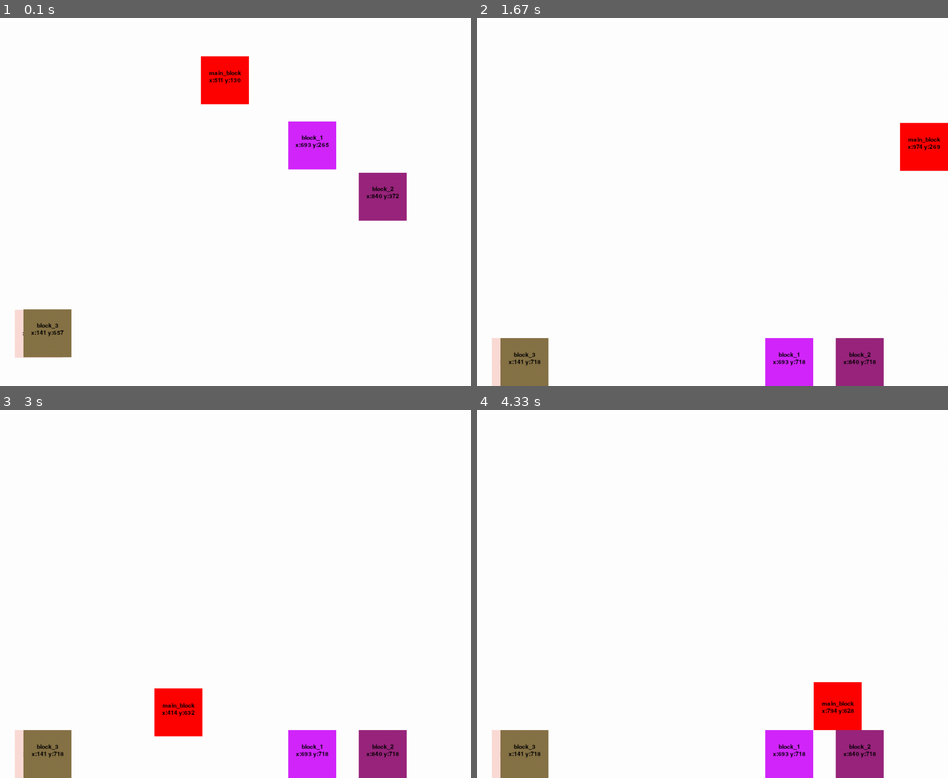
Above: before the commit, frames 1-4 (two rows, left to right).
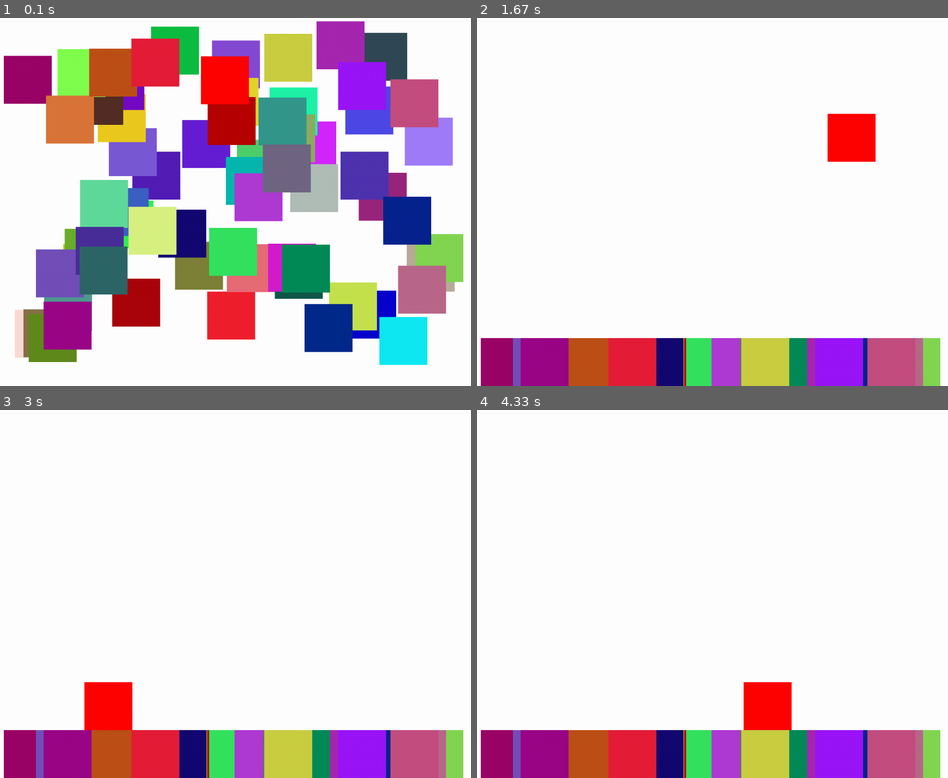
Above: after the commit, the same moments.

Repository: esserafael/python-learning-stuff
Game: pygame game, started from PyGame/collision.py
Two runs of this game, one before a commit and one after it. Both use one fixed random seed, a clock stepped at 60 frames per second and the inputs below.
Inputs:
- Up to frame 1 (0.1 s): no input
- Up to frame 2 (1.67 s): hold Right 0.33-0.8 s; hold Up 0.83-1.13 s; hold Right 1.17-1.63 s
- Up to frame 3 (3 s): hold Left 1.67-2.2 s; hold Down 2.23-2.53 s; hold Left 2.57-2.97 s
- Up to frame 4 (4.33 s): hold Up 3-3.37 s; hold Right 3.4-4.03 s; hold Down from 4.07 s (still down)

The runs differ from the first frame. In frame 1, 53% of the frame differs, in the area x 0-99%, y 0-95%; in frame 2, 15%; in frame 3, 15%; in frame 4, 15%.

Commit message:
Config to define number of forms/blocks

Diff:
--- a/PyGame/collision.py
+++ b/PyGame/collision.py
@@ -45,6 +45,10 @@
 
 def draw_block(block: FormData):
 
+    def text_objects(text, font):
+        textSurface = font.render(text, True, black)
+        return textSurface, textSurface.get_rect()
+
     def message_display(text, size, x, y):
         fontText = pygame.font.Font('freesansbold.ttf',size)
         TextSurf, TextRect = text_objects(text, fontText)
@@ -53,8 +57,9 @@
 
     pygame.draw.rect(gameDisplay, block.color, [block.pos.x, block.pos.y, block.size.width, block.size.height])
 
-    message_display(block.name, 12, block.center.x, block.center.y - 15)
-    message_display("x:{} y:{}".format(block.center.x, block.center.y), 12, block.center.x, block.center.y)
+    if CONFIG.SHOW_INFO_TEXT:
+        message_display(block.name, 12, block.center.x, block.center.y - 15)
+        message_display("x:{} y:{}".format(block.center.x, block.center.y), 12, block.center.x, block.center.y)
 
 def detect_border_collision(block: FormData):
 
@@ -132,14 +137,9 @@
 
     return block
 
-def text_objects(text, font):
-    textSurface = font.render(text, True, black)
-    return textSurface, textSurface.get_rect()
 
 def game_loop():
     gameExit = False
-
-    total_other_forms = 4
 
     main_block = FormData(
         "main_block",
@@ -156,8 +156,7 @@
             FormDataPosition(0, 0),
             (random.randrange(0, 255), random.randrange(0, 255), random.randrange(0, 255))
             ))
-            for form in range(total_other_forms)]
-
+            for form in range(CONFIG.TOTAL_OTHER_FORMS)]
 
 
     while not gameExit:
@@ -184,8 +183,6 @@
 
         gameDisplay.fill(white)
 
-        print(main_block.is_free_falling)
-
         if CONFIG.GRAVITY_ON and main_block.is_free_falling:
             main_block.poschange.y += CONFIG.GRAVITY_ACCEL / CONFIG.CLOCK_TICKS
 
@@ -212,13 +209,13 @@
 
                 draw_block(form)
 
-
-        print("--")
         draw_block(main_block)
 
         pygame.display.update()
         clock.tick(CONFIG.CLOCK_TICKS)
 
+        print(clock.get_rawtime())
+        print("--")
 
 game_loop()
 pygame.quit()
--- a/PyGame/collision_config.py
+++ b/PyGame/collision_config.py
@@ -14,11 +14,16 @@
     GRAVITY_ON = True
     GRAVITY_ACCEL = 9.8
 
+    # If True and with many forms will lag like hell.
+    SHOW_INFO_TEXT = False
+
     """Main Object/Form"""
 
     MOVE_SPEED = 10
 
     """Forms"""
 
+    TOTAL_OTHER_FORMS = 64
+
     SIZE_WIDTH = 100
     SIZE_HEIGHT = 100
